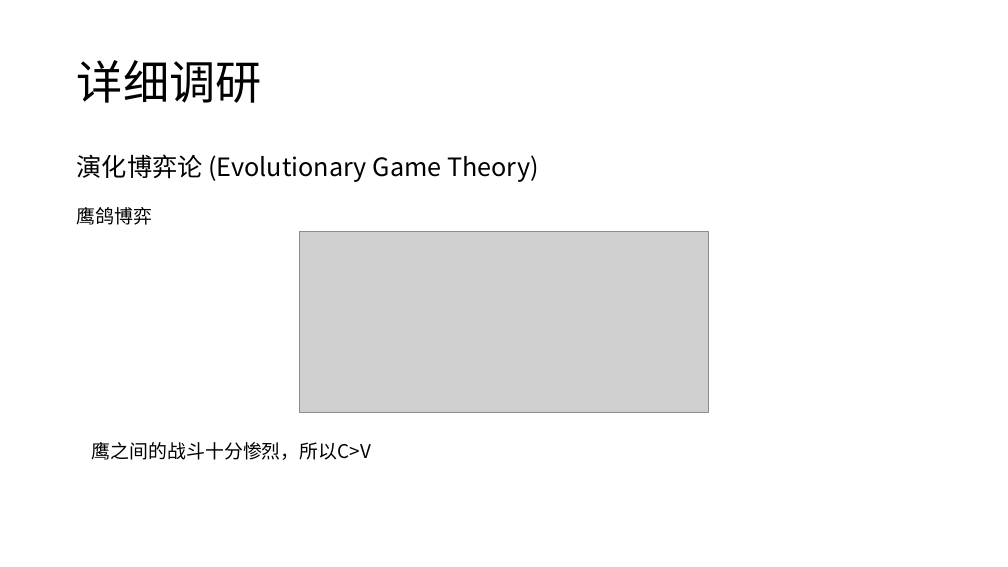
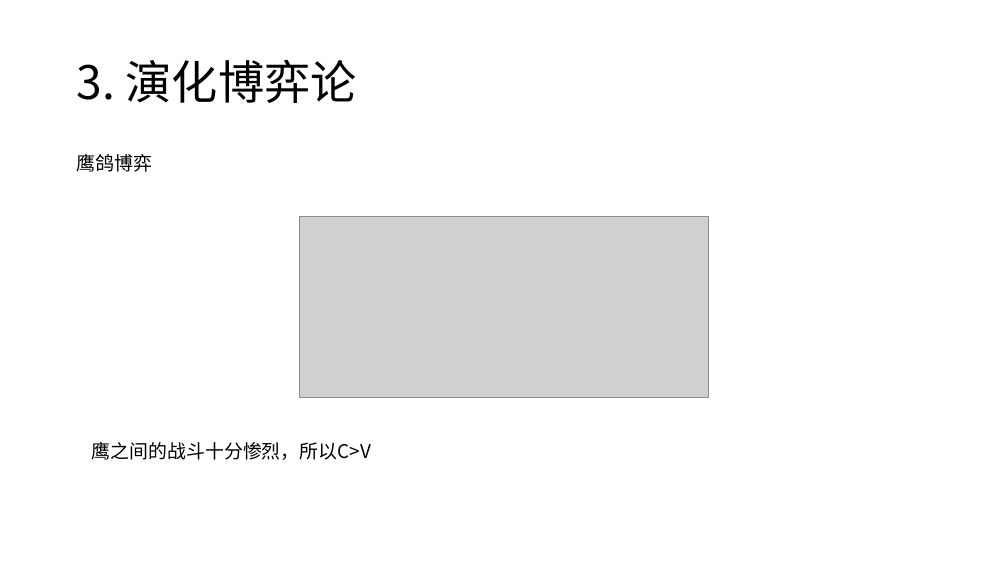
Before and after one commit to CHDYPY/paper, a slide deck: slide 10 of 报告/2021年9月4日/杨攀原.pptx (slide 18 before the commit). Drawn at 1008x567 pixels with LibreOffice and Linux fonts; fonts in the diff are those of the drawing; grey boxes stand for pictures. Boxes give left, top, right and bottom in pixels: in the first picture for what was removed or moved away, otherwise in the second. Text is boxed around its words. In the diff, an @@ line names an element or a change of style, - is before the commit and + after.

```diff
--- a/报告/2021年9月4日/杨攀原.pptx
+++ b/报告/2021年9月4日/杨攀原.pptx
@@ title at bbox=[77, 60, 357, 103]: text changed @@
-详细调研
+3. 演化博弈论
@@ text at bbox=[77, 154, 539, 182]: paragraph removed @@
-演化博弈论 (Evolutionary Game Theory)
@@ picture: place and size @@
-picture at bbox=[299, 231, 709, 413]
+picture at bbox=[299, 216, 709, 398]
```
Also in this commit, not shown: 9 other slides changed, 8 slides added, 13 slides removed, 1 other file.
